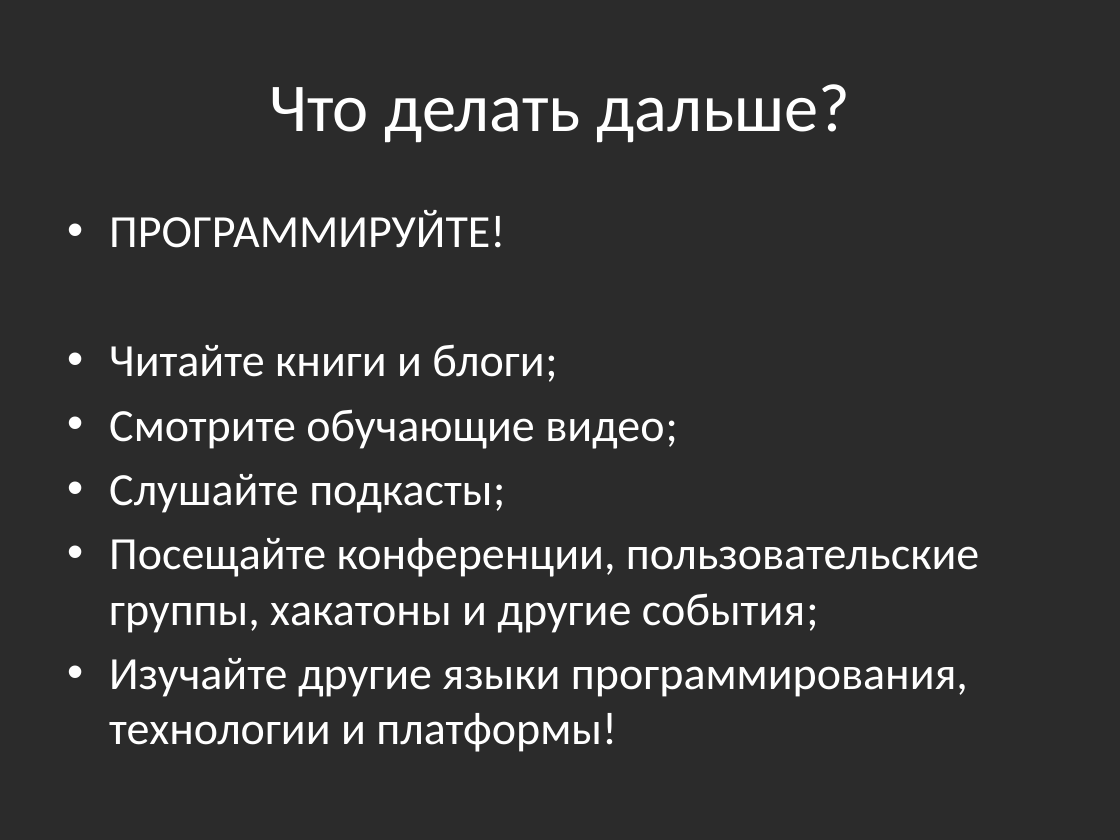
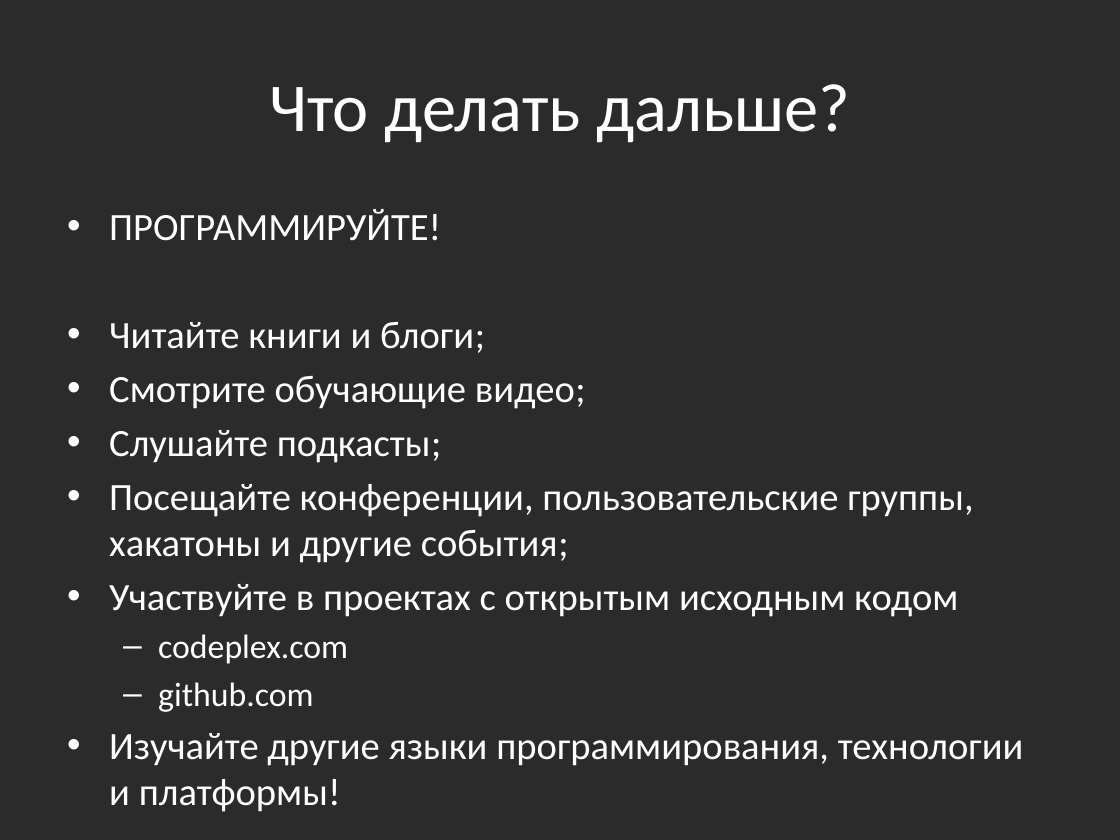
Before and after one commit to bazile/Training, a slide deck: slide 4 of Presentation/that-is-all-folks.pptx. Drawn at 1120x840 pixels with LibreOffice and Linux fonts; fonts in the diff are those of the drawing; background and template pictures are left out; a plain dark background stands for a picture behind light text. Boxes give left, top, right and bottom in pixels: in the first picture for what was removed or moved away, otherwise in the second. Text is boxed around its words. In the diff, an @@ line names an element or a change of style, - is before the commit and + after.

Commit message:
Added links to open source projects sites

```diff
--- a/Presentation/that-is-all-folks.pptx
+++ b/Presentation/that-is-all-folks.pptx
@@ text at [109,209,1024,766]: size 29.6 to 24.8 pt in "ПРОГРАММИРУЙТЕ!", "Читайте книги и блоги;", "Смотрите обучающие видео;", "Слушайте подкасты;" and 2 more places @@
@@ text at [109,584,958,712]: paragraphs added @@
+• Участвуйте в проектах с открытым исходным кодом
+  – codeplex.com
+  – github.com
```
